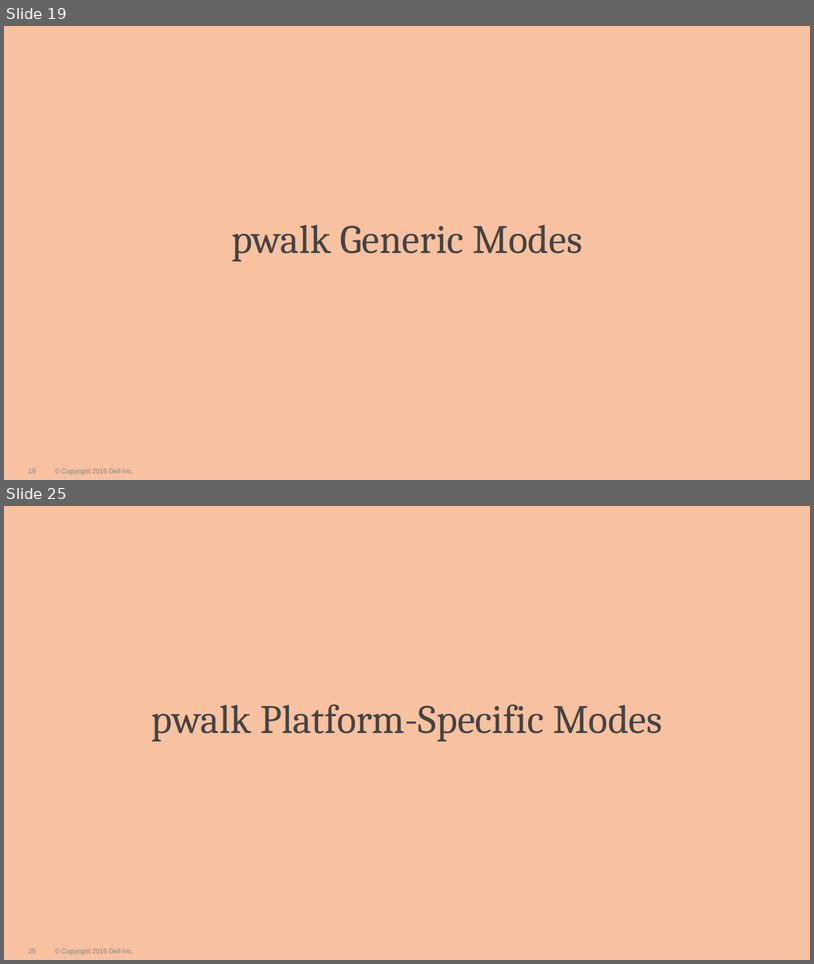
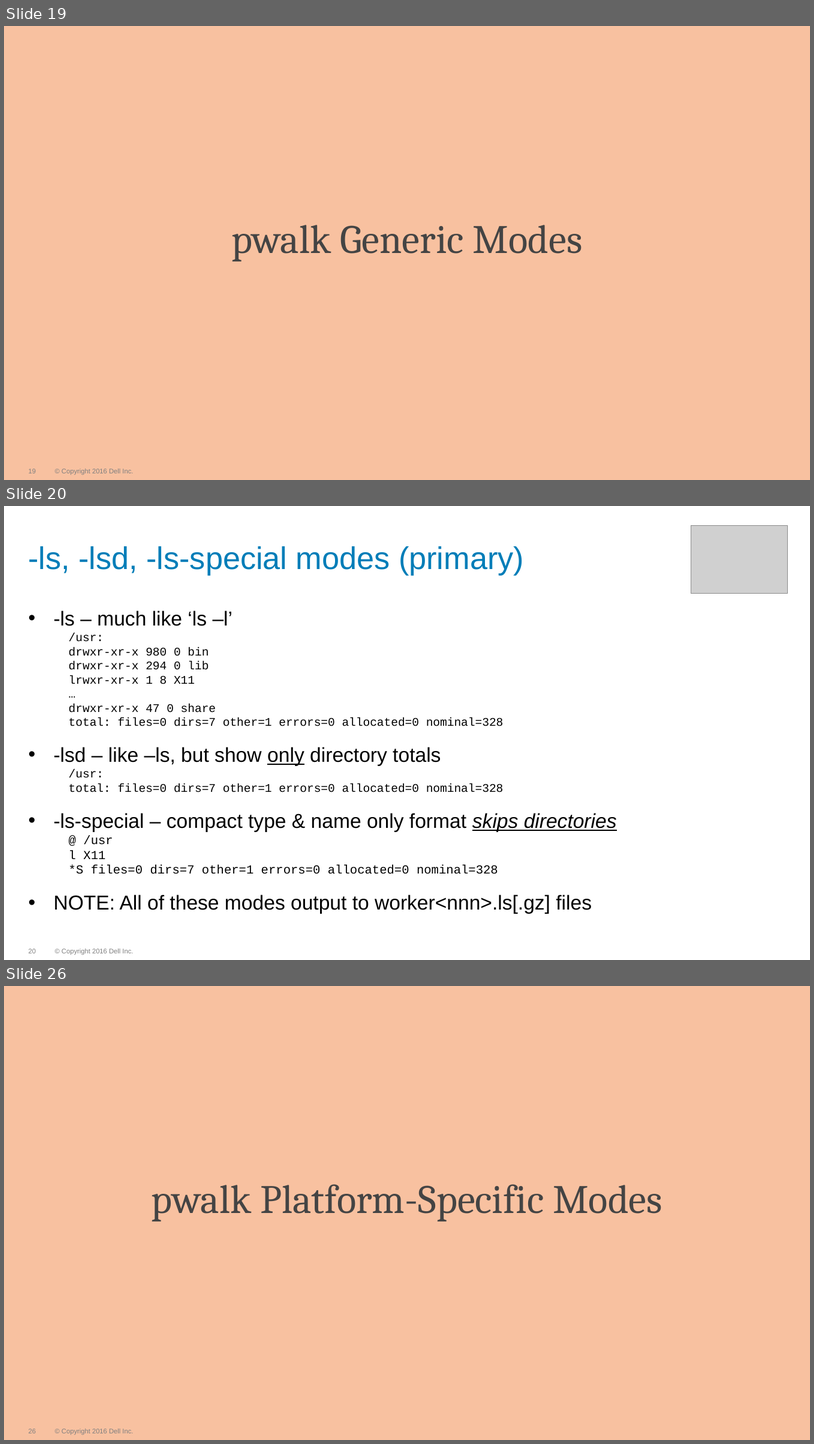
Before and after one commit to WhizBob/pwalk, a slide deck: doc/pwalk_slides.pptx. Shown one above the other, each under a label of ours: slides 19 and 25 before the commit, slides 19, 20 and 26 after it; the slides between them are not shown. The pictures are 814x964 and 814x1444 pixels, drawn with LibreOffice and Linux fonts; fonts in the diff are those of the drawing; grey boxes stand for pictures; background and template pictures are left out. Boxes give left, top, right and bottom in pixels: in the first picture for what was removed or moved away, otherwise in the second. Text is boxed around its words. In the diff, an @@ line names an element or a change of style, - is before the commit and + after.

```diff
--- a/doc/pwalk_slides.pptx
+++ b/doc/pwalk_slides.pptx
@@ slide 20 added at [4,506,810,960], background #FFFFFF; not listed: 2 template elements that a slide beside it also shows @@
@@ picture added at [691,525,788,593] @@
@@ title added at [28,546,524,575], 28 pt, text #007DB8 @@
+-ls, -lsd, -ls-special modes (primary)
@@ text added at [54,610,617,913], 10.5 pt, text #000000 @@
+• -ls – much like ‘ls –l’
+/usr:
+drwxr-xr-x 980 0 bin
+drwxr-xr-x 294 0 lib
+lrwxr-xr-x 1 8 X11
+…
+drwxr-xr-x 47 0 share
+total: files=0 dirs=7 other=1 errors=0 allocated=0 nominal=328
+• -lsd – like –ls, but show only directory totals
+/usr:
+total: files=0 dirs=7 other=1 errors=0 allocated=0 nominal=328
+• -ls-special – compact type & name only format skips directories
+@ /usr
+l X11
+*S files=0 dirs=7 other=1 errors=0 allocated=0 nominal=328
+• NOTE: All of these modes output to worker<nnn>.ls[.gz] files
@@ what was slide 25 is now slide 26 @@
```
Also in this commit, not shown: 13 slides changed, 1 other file.
